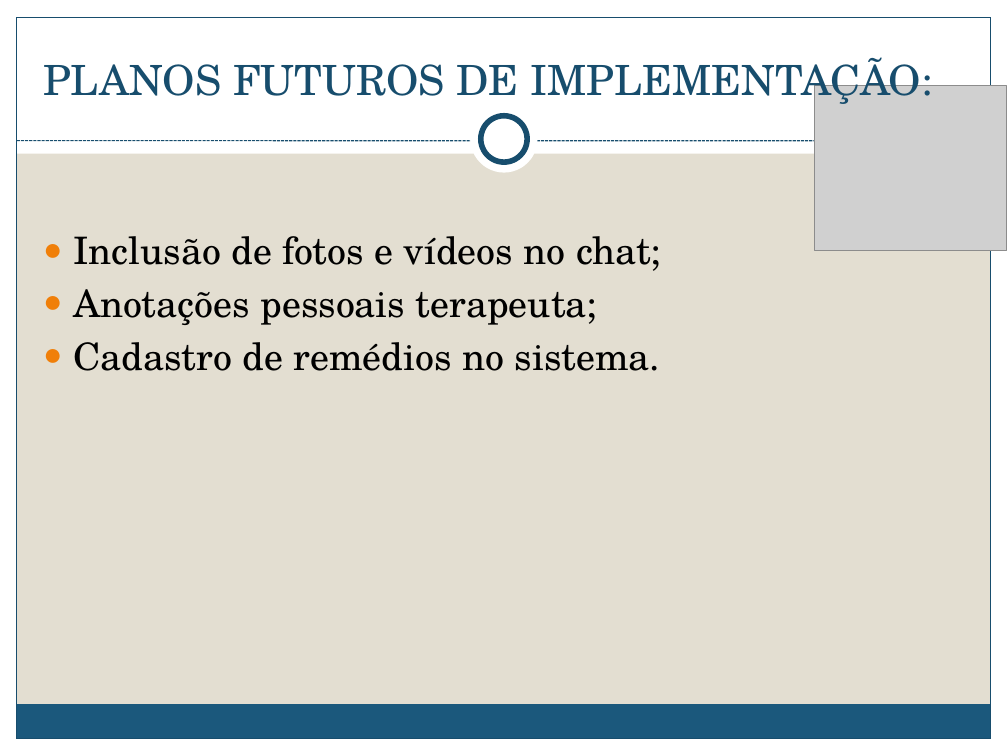
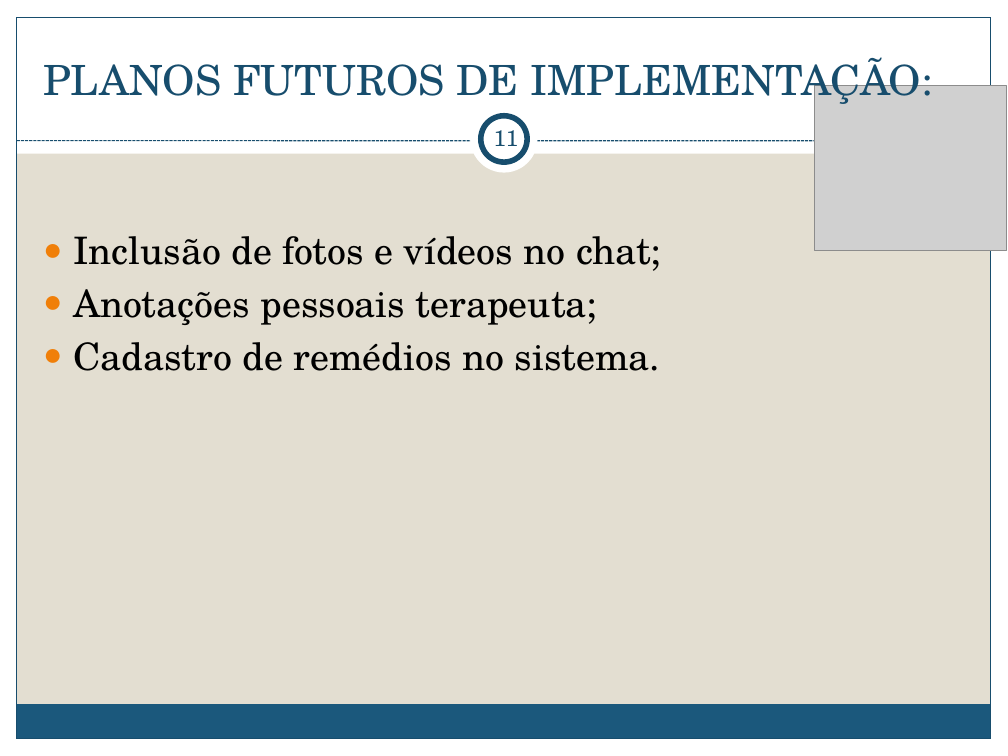
Before and after one commit to jhenitmj/PSIQ, a slide deck: slide 11 of DocumentoPSIQ/PSIQ.pptx. Drawn at 1008x756 pixels with LibreOffice and Linux fonts; fonts in the diff are those of the drawing; grey boxes stand for pictures. Boxes give left, top, right and bottom in pixels: in the first picture for what was removed or moved away, otherwise in the second. Text is boxed around its words. In the diff, an @@ line names an element or a change of style, - is before the commit and + after.

```diff
--- a/DocumentoPSIQ/PSIQ.pptx
+++ b/DocumentoPSIQ/PSIQ.pptx
@@ page number added at bbox=[494, 124, 519, 146], 16 pt, text #184E6D @@
+11
```
Also in this commit, not shown: 10 other slides changed, 1 slide added, 1 slide removed.
